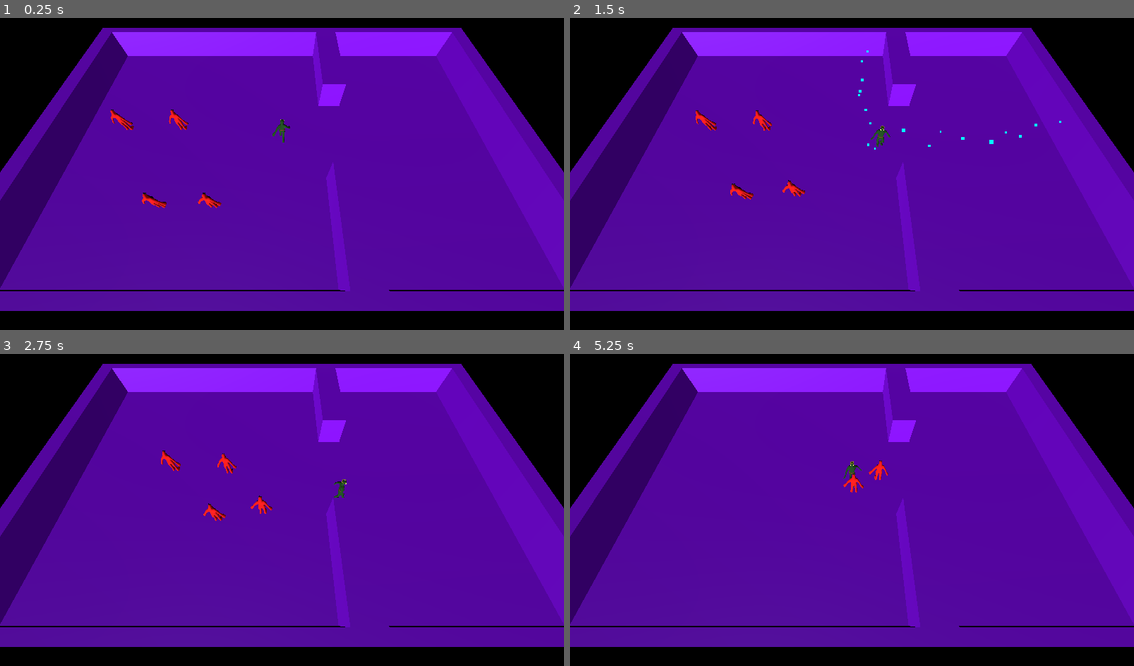
Above: before the commit, frames 1-4 (two rows, left to right).
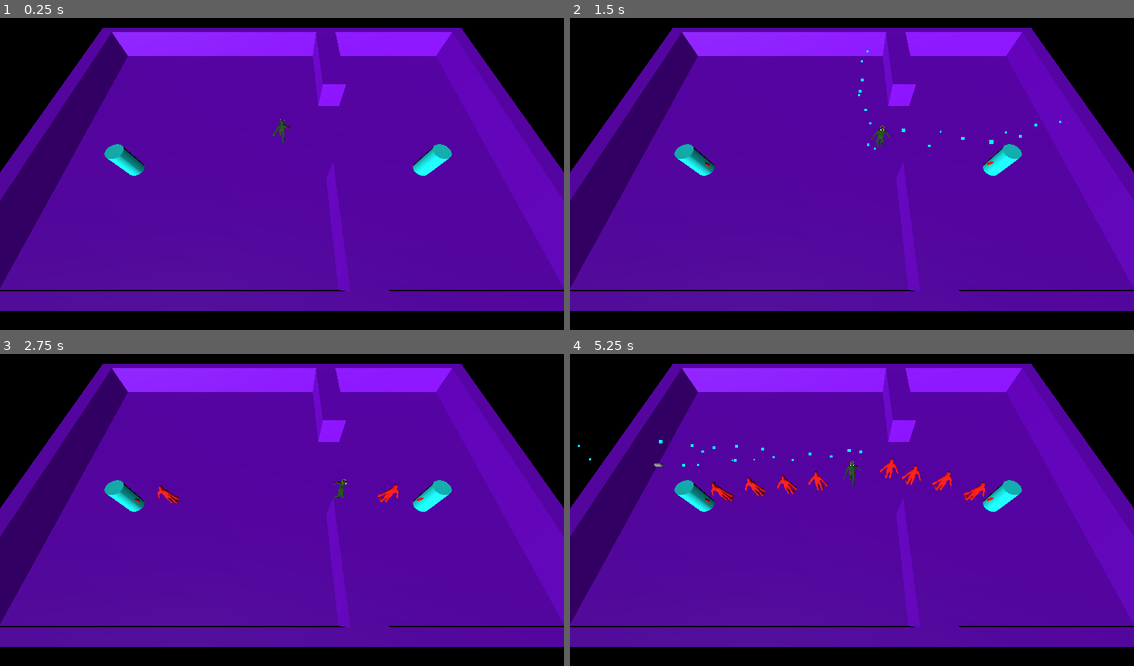
Above: after the commit, the same moments.

Repository: ralabate/30ddl
Game: Godot game, scene res://main.tscn
Two runs of this game, one before a commit and one after it. Both use one fixed random seed, a clock stepped at 60 frames per second and the inputs below.
Inputs:
- Up to frame 1 (0.25 s): no input
- Up to frame 2 (1.5 s): tap Enter (ui_accept) at 0.5, 0.77 s; hold Right (ui_right) 0.53-1.28 s; hold Down (ui_down) from 1.28 s (still down)
- Up to frame 3 (2.75 s): tap Enter (ui_accept) at 1.52 s; release Down (ui_down) at 2.03 s; hold Right (ui_right) from 2.03 s (still down)
- Up to frame 4 (5.25 s): release Right (ui_right) at 2.78 s; hold Up (ui_up) 2.78-3.53 s; tap Enter (ui_accept) at 3.02, 3.77, 4.52 s; hold Left (ui_left) 3.53-5.03 s; hold Down (ui_down) from 5.03 s (still down)

The runs differ from the first frame. In frame 1, 1.1% of the frame differs, in the area x 18-81%, y 29-61%; in frame 2, 1.1%; in frame 3, 1.3%; in frame 4, 1.7%, in the area x 1-81%, y 27-51%.

Commit message:
wip spawners

Diff:
--- /dev/null
+++ b/gauntlet/badguy_spawner.gd
@@ -0,0 +1,17 @@
+extends Node3D
+
+
+signal spawn_badguy(position: Vector3)
+
+@onready var badguy_template = preload("res://badguy.tscn")
+@onready var timer = %Timer
+
+
+func _ready() -> void:
+	add_to_group("spawners")
+	timer.start()
+
+
+func _on_timer_timeout() -> void:
+	print("spawn!")
+	spawn_badguy.emit(global_position)
--- /dev/null
+++ b/gauntlet/badguy_spawner.tscn
@@ -0,0 +1,20 @@
+[gd_scene load_steps=4 format=3 uid="uid://dcyd6q7bb3k6m"]
+
+[ext_resource type="Script" uid="uid://cj0c35fieqoef" path="res://badguy_spawner.gd" id="1_irkoj"]
+
+[sub_resource type="StandardMaterial3D" id="StandardMaterial3D_irkoj"]
+albedo_color = Color(0, 1, 1, 1)
+
+[sub_resource type="CylinderMesh" id="CylinderMesh_5vgoc"]
+material = SubResource("StandardMaterial3D_irkoj")
+
+[node name="BadguySpawner" type="Node3D"]
+script = ExtResource("1_irkoj")
+
+[node name="Timer" type="Timer" parent="."]
+unique_name_in_owner = true
+
+[node name="MeshInstance3D" type="MeshInstance3D" parent="."]
+mesh = SubResource("CylinderMesh_5vgoc")
+
+[connection signal="timeout" from="Timer" to="." method="_on_timer_timeout"]
--- a/gauntlet/main.gd
+++ b/gauntlet/main.gd
@@ -1,18 +1,23 @@
 extends Node3D
 
 
+@onready var badguy_template = preload("res://badguy.tscn")
 @onready var player = %Player
 @onready var nav_timer = %BadguyNavTimer
 
 
-# Called when the node enters the scene tree for the first time.
 func _ready() -> void:
 	player.shoot.connect(_on_player_shoot)
+
+	var badguy_spawners = get_tree().get_nodes_in_group("spawners")
+	for spawner in badguy_spawners:
+		spawner.spawn_badguy.connect(_on_spawn_badguy)
 
 	# Wait for the first physics frame so the NavigationServer can sync.
 	await get_tree().physics_frame
 
 	nav_timer.start()
+
 
 func _on_player_shoot(bullet_template: PackedScene, rotation: Vector3, location: Vector3):
 	var bullet = bullet_template.instantiate()
@@ -22,7 +27,12 @@
 
 
 func _on_badguy_nav_timer_timeout() -> void:
-	print("nav timer!")
 	var badguys = get_tree().get_nodes_in_group("badguys")
 	for badguy in badguys:
 		badguy.set_movement_target(player.global_position)
+
+
+func _on_spawn_badguy(position: Vector3) -> void:
+	var badguy = badguy_template.instantiate()
+	add_child(badguy)
+	badguy.position = position
--- a/gauntlet/main.tscn
+++ b/gauntlet/main.tscn
@@ -3,7 +3,7 @@
 [ext_resource type="Script" uid="uid://circq55qpjcvk" path="res://main.gd" id="1_0xm2m"]
 [ext_resource type="PackedScene" uid="uid://bwl2b12apn8uh" path="res://player.tscn" id="1_ig7tw"]
 [ext_resource type="PackedScene" uid="uid://bgek4hjrnvo73" path="res://level.tscn" id="3_h2yge"]
-[ext_resource type="PackedScene" uid="uid://dysqmwq3wem2k" path="res://badguy.tscn" id="4_1bvp3"]
+[ext_resource type="PackedScene" uid="uid://dcyd6q7bb3k6m" path="res://badguy_spawner.tscn" id="5_lquwl"]
 
 [sub_resource type="Environment" id="Environment_h2yge"]
 background_mode = 1
@@ -34,17 +34,11 @@
 
 [node name="level" parent="." instance=ExtResource("3_h2yge")]
 
-[node name="Badguy" parent="." instance=ExtResource("4_1bvp3")]
-transform = Transform3D(1, 0, 0, 0, 1, 0, 0, 0, 1, -4.039, 0, 5)
+[node name="BadguySpawner" parent="." instance=ExtResource("5_lquwl")]
+transform = Transform3D(1, 0, 0, 0, 1, 0, 0, 0, 1, -9.42472, 0, 2.45113)
 
-[node name="Badguy2" parent="." instance=ExtResource("4_1bvp3")]
-transform = Transform3D(1, 0, 0, 0, 1, 0, 0, 0, 1, -7.11208, 0, 5)
-
-[node name="Badguy3" parent="." instance=ExtResource("4_1bvp3")]
-transform = Transform3D(1, 0, 0, 0, 1, 0, 0, 0, 1, -7.11208, 0, -0.837864)
-
-[node name="Badguy4" parent="." instance=ExtResource("4_1bvp3")]
-transform = Transform3D(1, 0, 0, 0, 1, 0, 0, 0, 1, -10.9802, 0, -0.837864)
+[node name="BadguySpawner2" parent="." instance=ExtResource("5_lquwl")]
+transform = Transform3D(1, 0, 0, 0, 1, 0, 0, 0, 1, 9.00003, 0, 2.45113)
 
 [connection signal="timeout" from="BadguyNavTimer" to="." method="_on_badguy_nav_timer_timeout"]
 
Not shown, added: gauntlet/badguy_spawner.gd.uid
